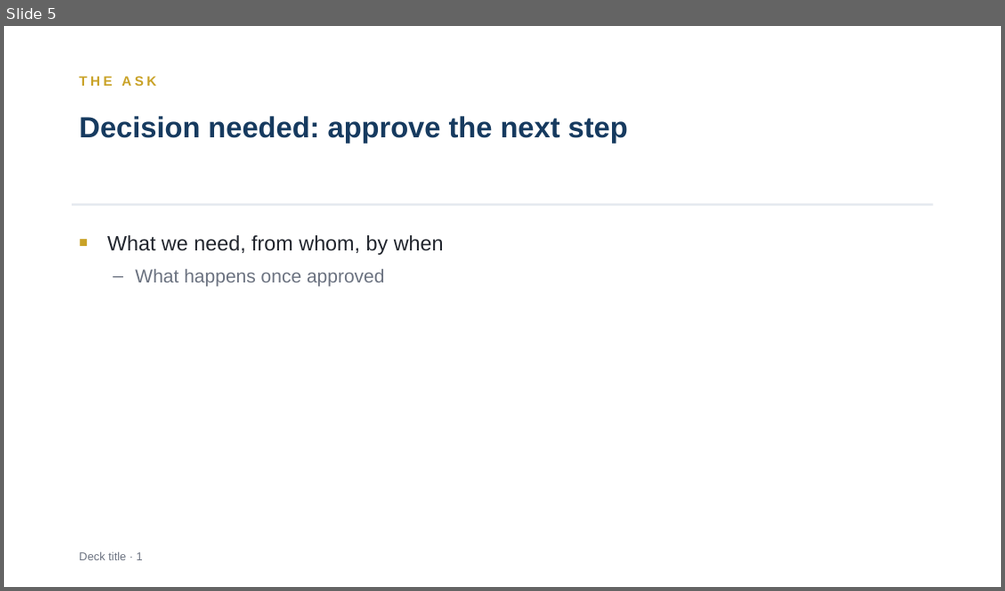
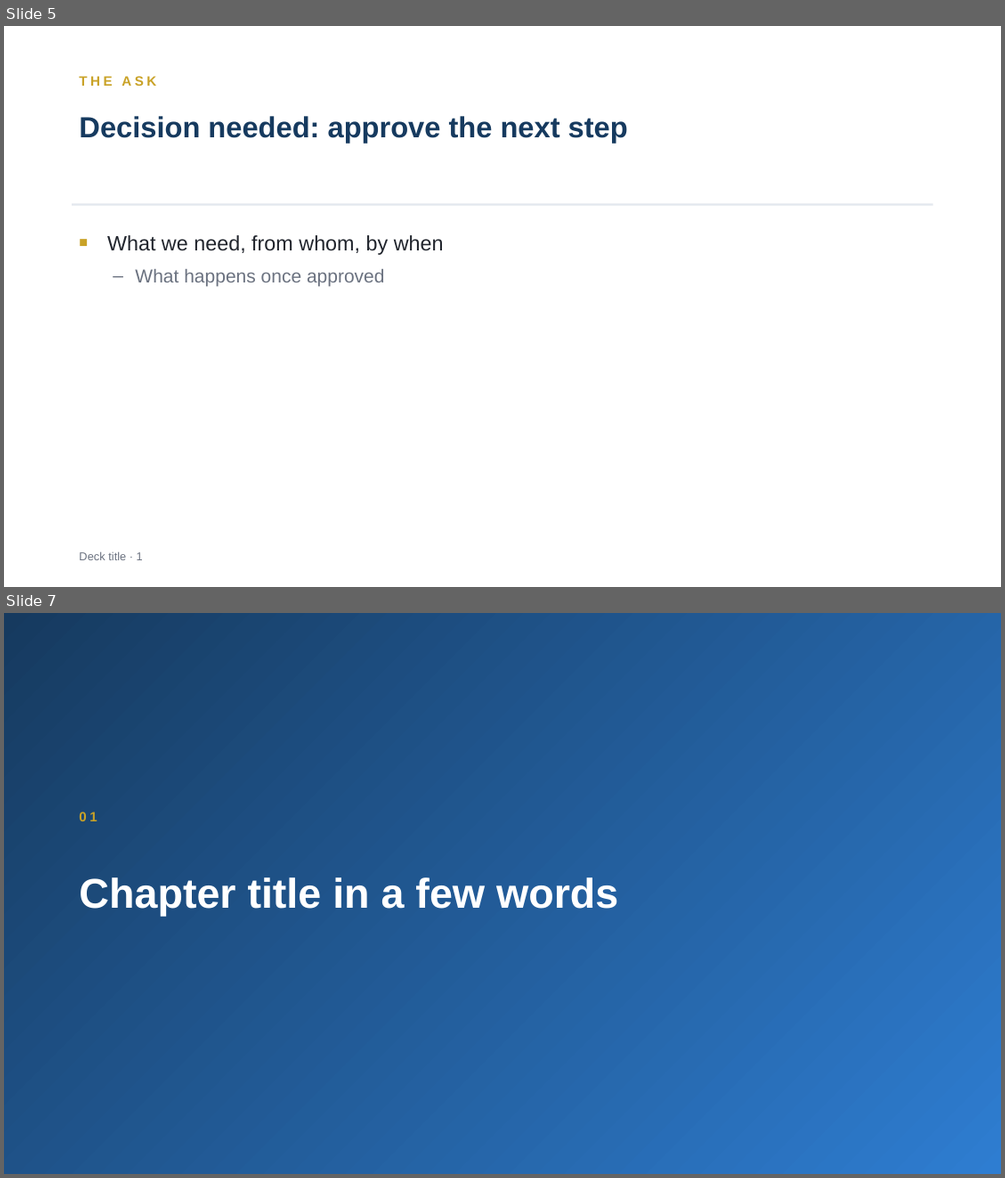
Before and after one commit to mthanhlm/vibe-production, a slide deck: skills/slide/assets/template.pptx. Shown one above the other, each under a label of ours: slide 5 before the commit, slides 5 and 7 after it; the slides between them are not shown. The pictures are 1005x591 and 1005x1178 pixels, drawn with LibreOffice and Linux fonts; fonts in the diff are those of the drawing. Boxes give left, top, right and bottom in pixels: in the first picture for what was removed or moved away, otherwise in the second. Text is boxed around its words. In the diff, an @@ line names an element or a change of style, - is before the commit and + after.

```diff
--- a/skills/slide/assets/template.pptx
+++ b/skills/slide/assets/template.pptx
@@ slide 7 added at (4,613,1001,1174), background #FFFFFF @@
@@ rectangle added at (4,613,1001,1174), fill gradient #163A5F to #2E7DD1 @@
@@ text added at (79,811,97,821), 13 pt, text #C9A227, bold @@
+01
@@ text added at (79,877,618,916), 40 pt, text #FFFFFF, bold @@
+Chapter title in a few words
```
Also in this commit, not shown: 11 other slides added, 25 other files.
